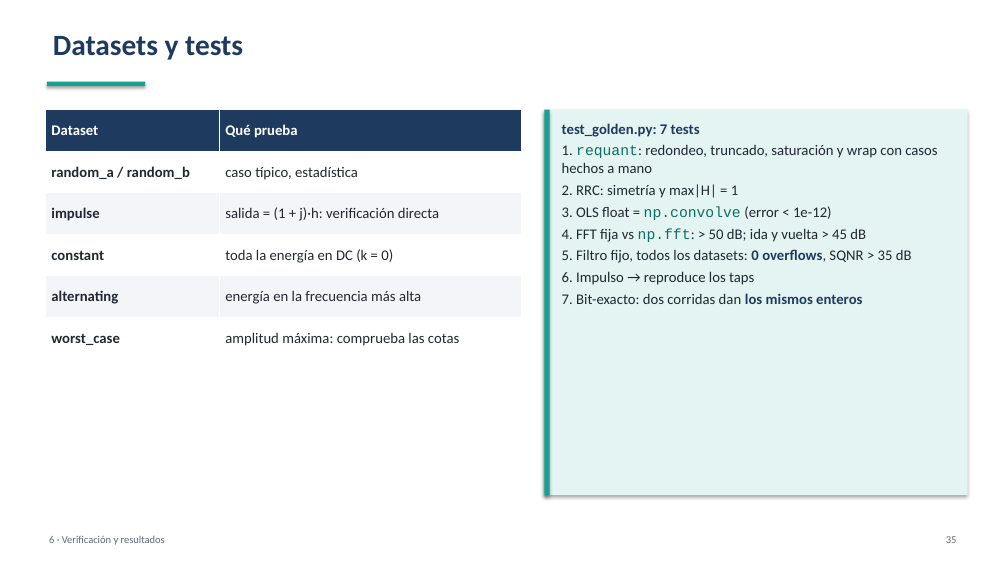
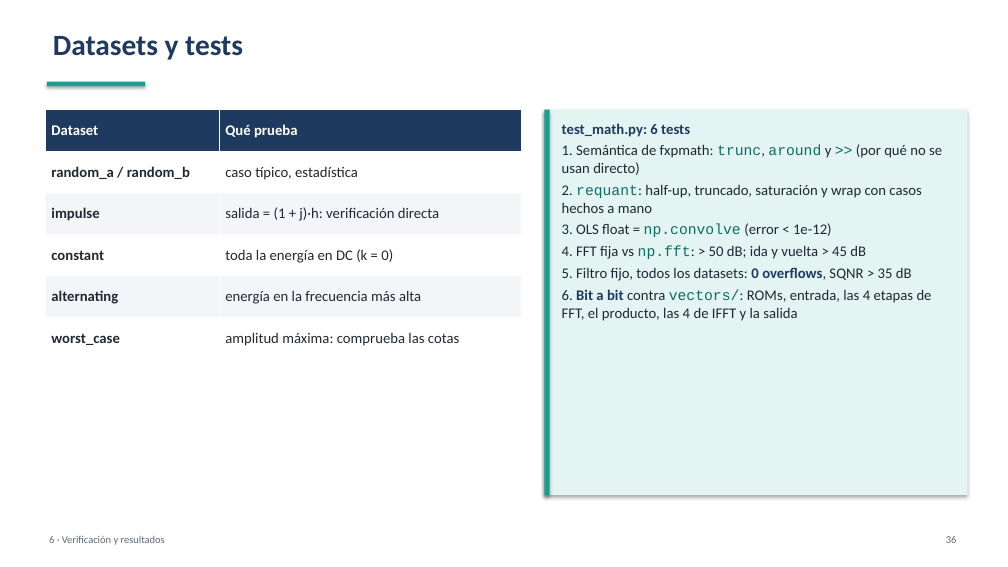
Before and after one commit to GarciaBigi/Complex_Digital_Filter, a slide deck: slide 36 of Golden_model/frec_pf/docs/golden_model_resumen.pptx (slide 35 before the commit). Drawn at 1008x567 pixels with LibreOffice and Linux fonts; fonts in the diff are those of the drawing. Boxes give left, top, right and bottom in pixels: in the first picture for what was removed or moved away, otherwise in the second. Text is boxed around its words. In the diff, an @@ line names an element or a change of style, - is before the commit and + after.

```diff
--- a/Golden_model/frec_pf/docs/golden_model_resumen.pptx
+++ b/Golden_model/frec_pf/docs/golden_model_resumen.pptx
@@ text at box(562, 123, 942, 213): text changed @@
-test_golden.py: 7 tests
-1. requant: redondeo, truncado, saturación y wrap con casos hechos a mano
-2. RRC: simetría y max|H| = 1
+test_math.py: 6 tests
+1. Semántica de fxpmath: trunc, around y >> (por qué no se usan directo)
+2. requant: half-up, truncado, saturación y wrap con casos hechos a mano
@@ text at box(562, 289, 932, 321): text changed @@
-6. Impulso → reproduce los taps
-7. Bit-exacto: dos corridas dan los mismos enteros
+6. Bit a bit contra vectors/: ROMs, entrada, las 4 etapas de FFT, el producto, las 4 de IFFT y la salida
```
Also in this commit, not shown: 18 other slides changed, 1 slide added, 7 other files.
